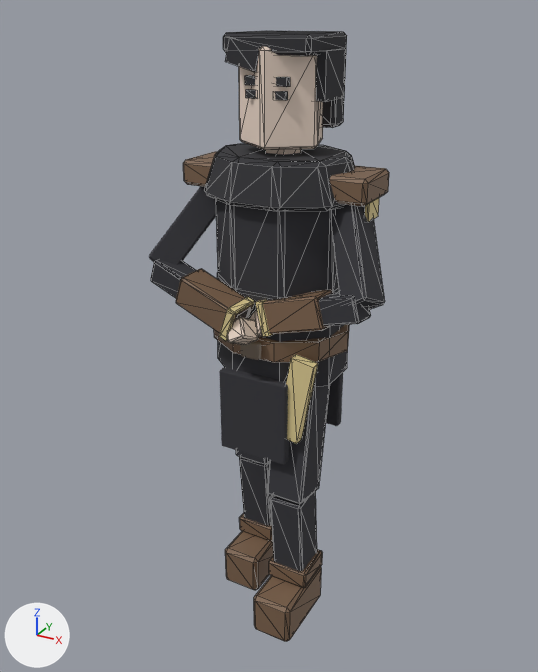
A saved change to the glTF model game/assets/generated/fighters/wolf.glb.
The view is the same before and after, from a 50 mm camera at (0.961, -1.828, 1.835) aimed at (-0.025, -0.036, 0.939). Every picture has the same lights, and +X, +Y and +Z are marked at lower left. The picture after the commit comes second. Mesh edges are drawn as thin lines on the coarser meshes. Vertices at exactly the same position are counted once.

In view in the first picture: 'Boot.L', 'Boot.R', 'BootCuff.L', 'BootCuff.R', 'Bracer.R', 'ClothPanelFront', 'FurCollar', 'GambesonLower', 'GambesonShell', 'Head', 'LowerLeg.L', 'LowerLeg.R', 'UpperArm.L', 'UpperLeg.L', 'UpperLeg.R' and 23 more.
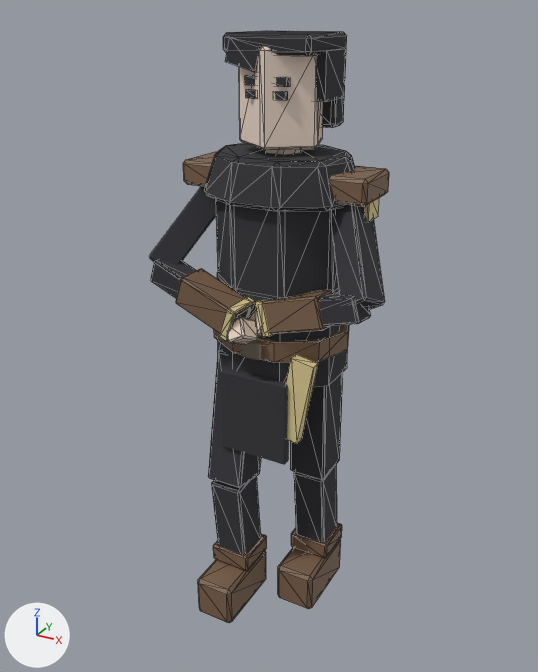
The edits, one by one:
me_boot_l is used by ob_boot_l; location (0.0, 0.0, 0.0).
me_boot_l had 24 vertices, 44 faces and spanned x 0.035..0.165, y -0.255..-0.005, z 0.0..0.14.
me_boot_l now has 24 vertices, 44 faces and spans x 0.035..0.165, y -0.095..0.155, z 0.0..0.14.
me_boot_l part 1: the whole mesh is moved by (0.0, 0.16, 0.0).
me_boot_r is used by ob_boot_r; location (0.0, 0.0, 0.0).
me_boot_r had 24 vertices, 44 faces and spanned x -0.165..-0.035, y -0.105..0.145, z 0.0..0.14.
me_boot_r now has 24 vertices, 44 faces and spans x -0.165..-0.035, y -0.275..-0.025, z 0.0..0.14.
me_boot_r part 2: the whole mesh is moved by (0.0, -0.17, 0.0).
me_bootcuff_l is used by ob_bootcuff_l; location (0.0, 0.0, 0.0).
me_bootcuff_l had 24 vertices, 44 faces and spanned x 0.0325..0.1675, y -0.1475..-0.0125, z 0.14..0.2.
me_bootcuff_l now has 24 vertices, 44 faces and spans x 0.0325..0.1675, y 0.0125..0.1475, z 0.14..0.2.
me_bootcuff_l part 3: the whole mesh is moved by (0.0, 0.16, 0.0).
me_bootcuff_r is used by ob_bootcuff_r; location (0.0, 0.0, 0.0).
me_bootcuff_r had 24 vertices, 44 faces and spanned x -0.1675..-0.0325, y 0.0025..0.1375, z 0.14..0.2.
me_bootcuff_r now has 24 vertices, 44 faces and spans x -0.1675..-0.0325, y -0.1675..-0.0325, z 0.14..0.2.
me_bootcuff_r part 4: the whole mesh is moved by (0.0, -0.17, 0.0).
me_lowerleg_l is used by ob_lowerleg_l; location (0.0, 0.0, 0.0).
me_lowerleg_l had 24 vertices, 44 faces and spanned x 0.048..0.153, y -0.167..-0.023, z 0.165..0.475.
me_lowerleg_l now has 24 vertices, 44 faces and spans x 0.048..0.153, y -0.007..0.137, z 0.165..0.475.
me_lowerleg_l part 5: the whole mesh is moved by (0.0, 0.16, 0.0).
me_lowerleg_r is used by ob_lowerleg_r; location (0.0, 0.0, 0.0).
me_lowerleg_r had 24 vertices, 44 faces and spanned x -0.153..-0.048, y -0.017..0.127, z 0.165..0.475.
me_lowerleg_r now has 24 vertices, 44 faces and spans x -0.153..-0.048, y -0.187..-0.043, z 0.165..0.475.
me_lowerleg_r part 6: the whole mesh is moved by (0.0, -0.17, 0.0).
me_upperleg_l is used by ob_upperleg_l; location (0.0, 0.0, 0.0).
me_upperleg_l had 24 vertices, 44 faces and spanned x 0.04..0.16, y -0.173..0.023, z 0.46..0.89.
me_upperleg_l now has 24 vertices, 44 faces and spans x 0.04..0.16, y -0.025..0.115, z 0.469..0.881.
me_upperleg_l part 7: the whole mesh is turned 11.1 degrees about the x axis through its middle and scaled by 0.988, then moved by (0.0, 0.12, 0.0).
me_upperleg_r is used by ob_upperleg_r; location (0.0, 0.0, 0.0).
me_upperleg_r had 24 vertices, 44 faces and spanned x -0.16..-0.04, y -0.03..0.105, z 0.469..0.881.
me_upperleg_r now has 24 vertices, 44 faces and spans x -0.16..-0.04, y -0.193..0.013, z 0.459..0.891.
me_upperleg_r part 8: 24 of 24 vertices moved; they spanned x -0.16..-0.04, y -0.03..0.105, z 0.469..0.881 and now span x -0.16..-0.04, y -0.193..0.013, z 0.459..0.891; mean shift (0.0, -0.128, 0.0).

Location of each change, (x1, y1, x2, y2) in pixels of the pictures (538 x 672 px):
'UpperLeg.L', moved, turned, rescaled
    before: (267, 373, 330, 504)
    after: (290, 373, 342, 480)
'LowerLeg.L', moved
    before: (270, 492, 317, 571)
    after: (294, 465, 337, 542)
'Boot.L', moved
    before: (254, 567, 322, 642)
    after: (278, 540, 341, 609)
'Boot.R', moved
    before: (225, 531, 273, 590)
    after: (198, 551, 266, 623)
'LowerLeg.R', moved
    before: (239, 457, 272, 526)
    after: (212, 476, 261, 555)
'UpperLeg.R', reshaped (mostly hidden before)
    before: (236, 450, 269, 464)
    after: (208, 350, 261, 488)
'BootCuff.L', moved
    before: (269, 549, 323, 588)
    after: (291, 523, 342, 558)
'BootCuff.R', moved
    before: (239, 513, 273, 541)
    after: (213, 534, 267, 571)
